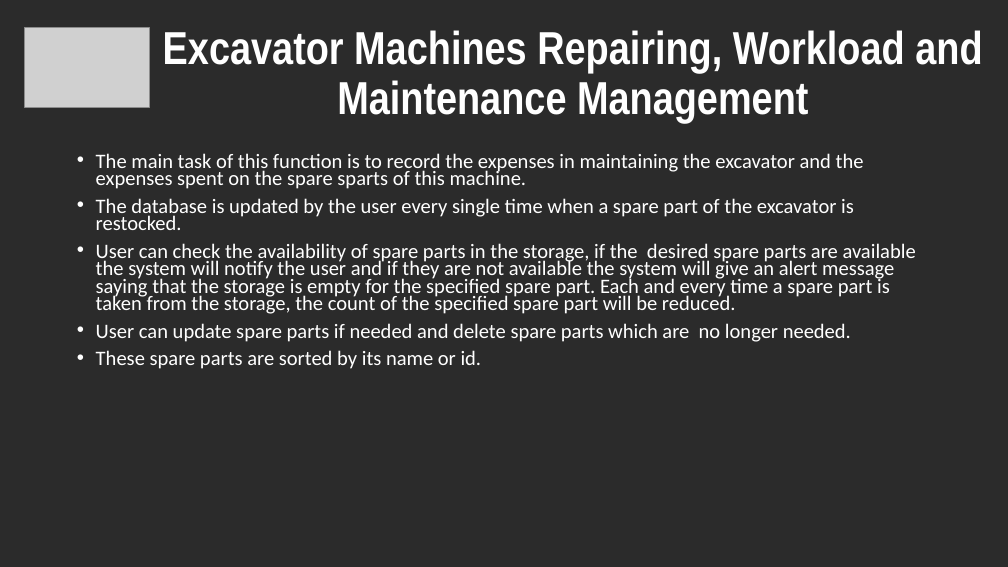
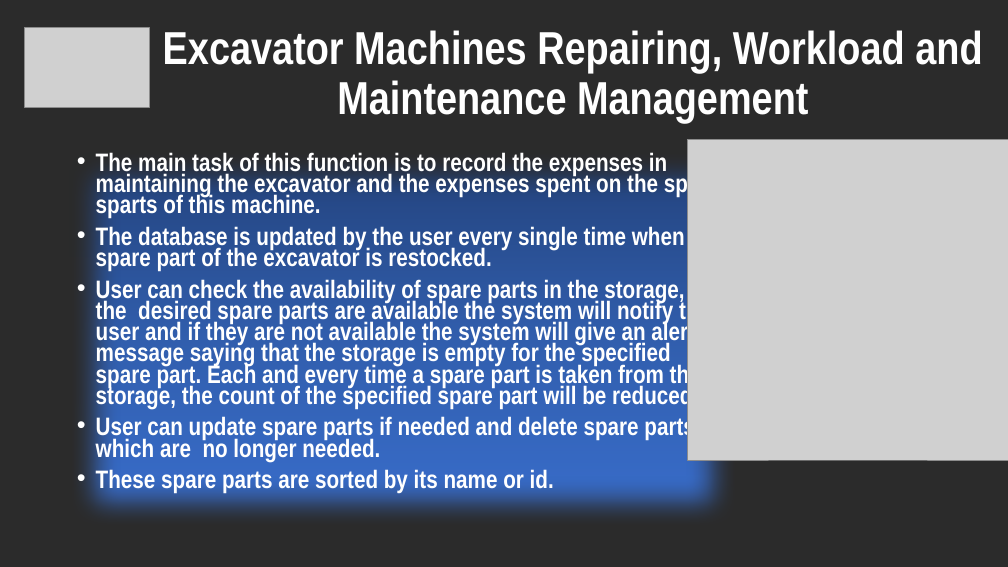
Before and after one commit to Lasitha64/Project1, a slide deck: slide 16 of Project Proposal New.pptx. Drawn at 1008x567 pixels with LibreOffice and Linux fonts; fonts in the diff are those of the drawing; grey boxes stand for pictures; background and template pictures are left out; a plain dark background stands for a picture behind light text. Boxes give left, top, right and bottom in pixels: in the first picture for what was removed or moved away, otherwise in the second. Text is boxed around its words. In the diff, an @@ line names an element or a change of style, - is before the commit and + after.

Commit message:
Nimith Slide Completed

```diff
--- a/Project Proposal New.pptx
+++ b/Project Proposal New.pptx
@@ picture added at (688, 140, 1008, 461) @@
@@ text "The main task of this ..." at (96, 152, 719, 495): size 19.6 to 24 pt, font Calibri to Arial Narrow, bold on @@
```
